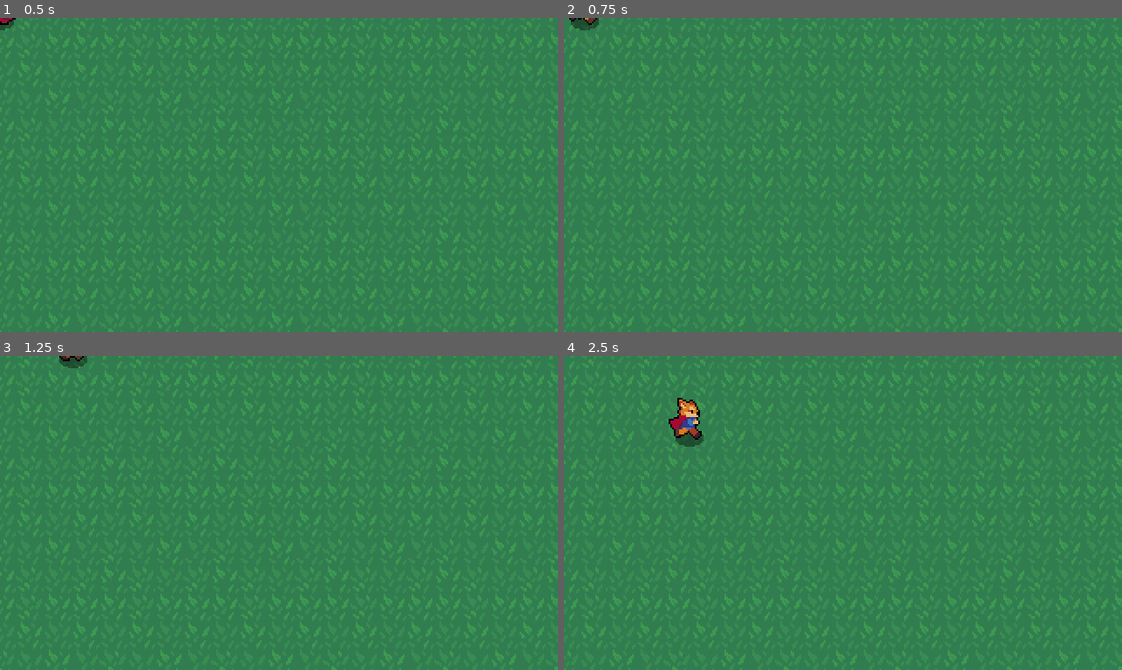
Above: before the commit, frames 1-4 (two rows, left to right).
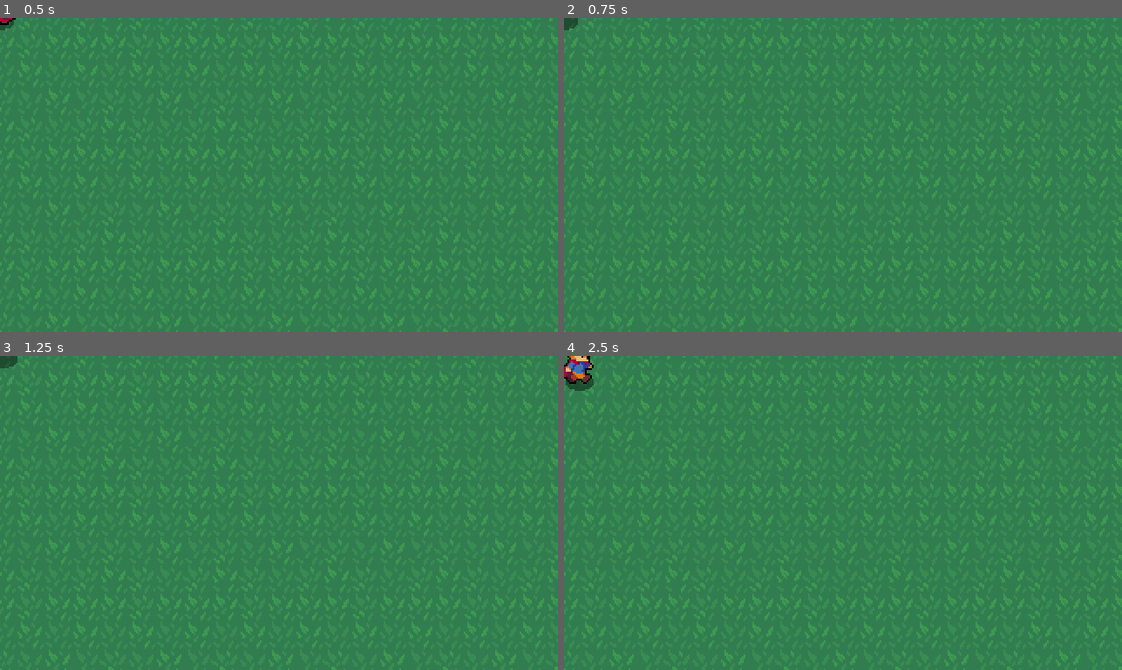
Above: after the commit, the same moments.

Repository: vinibeloni/godot-4
Game: Godot game, scene res://world/World.tscn
Two runs of this game, one before a commit and one after it. Both use one fixed random seed, a clock stepped at 60 frames per second and the inputs below.
Inputs:
- Up to frame 1 (0.5 s): no input
- Up to frame 2 (0.75 s): tap Enter (ui_accept) at 0.5, 0.6 s; hold Right (ui_right) from 0.53 s (still down)
- Up to frame 3 (1.25 s): keep holding Right (ui_right); tap Enter (ui_accept) at 0.77, 1.07 s
- Up to frame 4 (2.5 s): release Right (ui_right) at 1.28 s; hold Down (ui_down) 1.28-2.03 s; tap Enter (ui_accept) at 1.35, 1.52, 1.82, 2.1 s; hold Right (ui_right) from 2.03 s (still down)

Frame 1 is identical in both runs. In frame 2, 0.2% of the frame differs, in the area x 0-7%, y 0-4%; in frame 3, 0.3%; in frame 4, 1.1%, in the area x 0-25%, y 0-29%.

Commit message:
add player roll

Diff:
--- a/movement/Animations.gd
+++ b/movement/Animations.gd
@@ -11,7 +11,7 @@
   _animation_tree.active = true
   _animation_state = _animation_tree["parameters/playback"]
 
-func play(state: String, update_direction = false) -> void:
+func execute(state: String, update_direction = false) -> void:
   _set_animations_position()
 
   if update_direction:
@@ -23,6 +23,7 @@
 func _set_animations_position() -> void:
   _set_blend_position("idle")
   _set_blend_position("walk")
+  _set_blend_position("roll")
 
 func _set_blend_position(animationName: String) -> void:
   _animation_tree["parameters/%s/blend_position" % animationName] = _looking_position
--- a/player/Player.gd
+++ b/player/Player.gd
@@ -3,19 +3,48 @@
 @onready var _animations = $Animations
 @onready var _movement = $Movement
 
-var input = Vector2.ZERO
+enum State {
+  MOVE,
+  ROLL
+}
 
+var _state = State.MOVE
+var _input = Vector2.ZERO
+
+# Private functions
 func _physics_process(_delta):
-  input = Input.get_vector("ui_left", "ui_right", "ui_up", "ui_down")
+  match _state:
+    State.MOVE:
+      _move()
+    State.ROLL:
+      _roll()
 
-  _animations.looking_position = input
-  _movement.looking_position = input
+  _check_new_state()
 
-  if input != Vector2.ZERO:
+func _move():
+  _input = Input.get_vector("ui_left", "ui_right", "ui_up", "ui_down")
+
+  if _input != Vector2.ZERO:
+    _movement.looking_position = _input
+    _animations.looking_position = _input
+
     _movement.accelerate()
-    _animations.play("walk", true)
+    _animations.execute("walk", true)
   else:
     _movement.stop()
-    _animations.play("idle")
+    _animations.execute("idle")
 
   _movement.execute()
+
+func _check_new_state():
+  if Input.is_action_just_pressed("ui_accept"):
+    _state = State.ROLL
+
+# ROLL
+func _roll():
+  _movement.accelerate()
+  _animations.execute("roll", true)
+
+func roll_animation_finished():
+  _movement.stop()
+  _state = State.MOVE
--- a/player/Player.tscn
+++ b/player/Player.tscn
@@ -87,6 +87,126 @@
 "transitions": PackedFloat32Array(1),
 "update": 1,
 "values": [6]
+}
+
+[sub_resource type="Animation" id="Animation_mrtv6"]
+resource_name = "roll_down"
+length = 0.5
+tracks/0/type = "value"
+tracks/0/imported = false
+tracks/0/enabled = true
+tracks/0/path = NodePath("Sprite:frame")
+tracks/0/interp = 1
+tracks/0/loop_wrap = true
+tracks/0/keys = {
+"times": PackedFloat32Array(0, 0.1, 0.2, 0.3, 0.4),
+"transitions": PackedFloat32Array(1, 1, 1, 1, 1),
+"update": 1,
+"values": [55, 56, 57, 58, 59]
+}
+tracks/1/type = "method"
+tracks/1/imported = false
+tracks/1/enabled = true
+tracks/1/path = NodePath(".")
+tracks/1/interp = 1
+tracks/1/loop_wrap = true
+tracks/1/keys = {
+"times": PackedFloat32Array(0.5),
+"transitions": PackedFloat32Array(1),
+"values": [{
+"args": [],
+"method": &"roll_animation_finished"
+}]
+}
+
+[sub_resource type="Animation" id="Animation_en4at"]
+resource_name = "roll_left"
+length = 0.5
+tracks/0/type = "value"
+tracks/0/imported = false
+tracks/0/enabled = true
+tracks/0/path = NodePath("Sprite:frame")
+tracks/0/interp = 1
+tracks/0/loop_wrap = true
+tracks/0/keys = {
+"times": PackedFloat32Array(0, 0.1, 0.2, 0.3, 0.4),
+"transitions": PackedFloat32Array(1, 1, 1, 1, 1),
+"update": 1,
+"values": [50, 51, 52, 53, 54]
+}
+tracks/1/type = "method"
+tracks/1/imported = false
+tracks/1/enabled = true
+tracks/1/path = NodePath(".")
+tracks/1/interp = 1
+tracks/1/loop_wrap = true
+tracks/1/keys = {
+"times": PackedFloat32Array(0.5),
+"transitions": PackedFloat32Array(1),
+"values": [{
+"args": [],
+"method": &"roll_animation_finished"
+}]
+}
+
+[sub_resource type="Animation" id="Animation_756im"]
+resource_name = "roll_right"
+length = 0.5
+tracks/0/type = "value"
+tracks/0/imported = false
+tracks/0/enabled = true
+tracks/0/path = NodePath("Sprite:frame")
+tracks/0/interp = 1
+tracks/0/loop_wrap = true
+tracks/0/keys = {
+"times": PackedFloat32Array(0, 0.1, 0.2, 0.3, 0.4),
+"transitions": PackedFloat32Array(1, 1, 1, 1, 1),
+"update": 1,
+"values": [40, 41, 42, 43, 44]
+}
+tracks/1/type = "method"
+tracks/1/imported = false
+tracks/1/enabled = true
+tracks/1/path = NodePath(".")
+tracks/1/interp = 1
+tracks/1/loop_wrap = true
+tracks/1/keys = {
+"times": PackedFloat32Array(0.5),
+"transitions": PackedFloat32Array(1),
+"values": [{
+"args": [],
+"method": &"roll_animation_finished"
+}]
+}
+
+[sub_resource type="Animation" id="Animation_8n0fa"]
+resource_name = "roll_up"
+length = 0.5
+tracks/0/type = "value"
+tracks/0/imported = false
+tracks/0/enabled = true
+tracks/0/path = NodePath("Sprite:frame")
+tracks/0/interp = 1
+tracks/0/loop_wrap = true
+tracks/0/keys = {
+"times": PackedFloat32Array(0, 0.1, 0.2, 0.3, 0.4),
+"transitions": PackedFloat32Array(1, 1, 1, 1, 1),
+"update": 1,
+"values": [45, 46, 47, 48, 49]
+}
+tracks/1/type = "method"
+tracks/1/imported = false
+tracks/1/enabled = true
+tracks/1/path = NodePath(".")
+tracks/1/interp = 1
+tracks/1/loop_wrap = true
+tracks/1/keys = {
+"times": PackedFloat32Array(0.5),
+"transitions": PackedFloat32Array(1),
+"values": [{
+"args": [],
+"method": &"roll_animation_finished"
+}]
 }
 
 [sub_resource type="Animation" id="Animation_sgfin"]
@@ -164,6 +284,10 @@
 "idle_left": SubResource("Animation_7dwi7"),
 "idle_right": SubResource("Animation_vqfij"),
 "idle_up": SubResource("Animation_m566b"),
+"roll_down": SubResource("Animation_mrtv6"),
+"roll_left": SubResource("Animation_en4at"),
+"roll_right": SubResource("Animation_756im"),
+"roll_up": SubResource("Animation_8n0fa"),
 "walk_down": SubResource("Animation_sgfin"),
 "walk_left": SubResource("Animation_tpskw"),
 "walk_right": SubResource("Animation_6dy5a"),
@@ -195,6 +319,29 @@
 max_space = Vector2(1, 1.1)
 blend_mode = 1
 
+[sub_resource type="AnimationNodeAnimation" id="AnimationNodeAnimation_ocm2m"]
+animation = &"roll_down"
+
+[sub_resource type="AnimationNodeAnimation" id="AnimationNodeAnimation_peae5"]
+animation = &"roll_up"
+
+[sub_resource type="AnimationNodeAnimation" id="AnimationNodeAnimation_v2og2"]
+animation = &"roll_left"
+
+[sub_resource type="AnimationNodeAnimation" id="AnimationNodeAnimation_fjsn7"]
+animation = &"roll_right"
+
+[sub_resource type="AnimationNodeBlendSpace2D" id="AnimationNodeBlendSpace2D_vgy66"]
+blend_point_0/node = SubResource("AnimationNodeAnimation_ocm2m")
+blend_point_0/pos = Vector2(0, 1)
+blend_point_1/node = SubResource("AnimationNodeAnimation_peae5")
+blend_point_1/pos = Vector2(0, -1)
+blend_point_2/node = SubResource("AnimationNodeAnimation_v2og2")
+blend_point_2/pos = Vector2(-1, 0)
+blend_point_3/node = SubResource("AnimationNodeAnimation_fjsn7")
+blend_point_3/pos = Vector2(1, 0)
+blend_mode = 1
+
 [sub_resource type="AnimationNodeAnimation" id="AnimationNodeAnimation_4a0q0"]
 animation = &"walk_up"
 
@@ -216,8 +363,6 @@
 blend_point_2/pos = Vector2(1, 0)
 blend_point_3/node = SubResource("AnimationNodeAnimation_ujxhf")
 blend_point_3/pos = Vector2(-1, 0)
-min_space = Vector2(-1, -1.1)
-max_space = Vector2(1, 1.1)
 blend_mode = 1
 
 [sub_resource type="AnimationNodeStateMachineTransition" id="AnimationNodeStateMachineTransition_3sove"]
@@ -228,6 +373,14 @@
 advance_condition = &"is_walking"
 
 [sub_resource type="AnimationNodeStateMachineTransition" id="AnimationNodeStateMachineTransition_pf08o"]
+advance_mode = 2
+advance_condition = &"idle"
+
+[sub_resource type="AnimationNodeStateMachineTransition" id="AnimationNodeStateMachineTransition_rm8lr"]
+advance_mode = 2
+advance_condition = &"roll"
+
+[sub_resource type="AnimationNodeStateMachineTransition" id="AnimationNodeStateMachineTransition_anbqw"]
 advance_mode = 2
 advance_condition = &"idle"
 
@@ -236,9 +389,11 @@
 states/Start/position = Vector2(199.688, 99.9691)
 states/idle/node = SubResource("AnimationNodeBlendSpace2D_qx7i8")
 states/idle/position = Vector2(360.885, 100.321)
+states/roll/node = SubResource("AnimationNodeBlendSpace2D_vgy66")
+states/roll/position = Vector2(360.385, 183.253)
 states/walk/node = SubResource("AnimationNodeBlendSpace2D_ku1nj")
 states/walk/position = Vector2(541, 99.9381)
-transitions = ["Start", "idle", SubResource("AnimationNodeSt …(136 unchanged characters)… mationNodeStateMachineTransition_pf08o")]
+transitions = ["Start", "idle", SubResource("AnimationNodeSt …(136 unchanged characters)… mationNodeStateMachineTransition_pf08o"), "idle", "roll", SubResource("AnimationNodeStateMachineTransition_rm8lr"), "roll", "idle", SubResource("AnimationNodeStateMachineTransition_anbqw")]
 graph_offset = Vector2(41.885, 34.7525)
 
 [node name="Player" type="CharacterBody2D"]
@@ -269,8 +424,10 @@
 anim_player = NodePath("../Animation")
 parameters/conditions/idle = false
 parameters/conditions/is_walking = false
-parameters/idle/blend_position = Vector2(0.0302414, 0.0620178)
-parameters/walk/blend_position = Vector2(-0.000254154, -0.00979233)
+parameters/conditions/roll = false
+parameters/idle/blend_position = Vector2(0, 0)
+parameters/roll/blend_position = Vector2(0, 0)
+parameters/walk/blend_position = Vector2(0, 0)
 
 [node name="Animations" parent="." node_paths=PackedStringArray("_animation_tree") instance=ExtResource("4_mq07g")]
 _animation_tree = NodePath("../AnimationTree")
Not shown: 1 places in player/Player.tscn that only renumber resources
